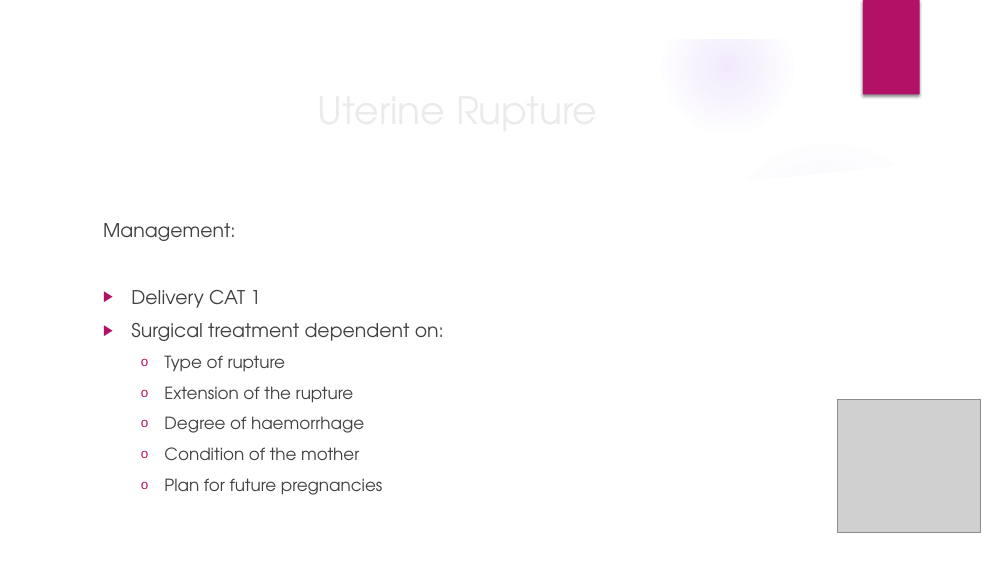
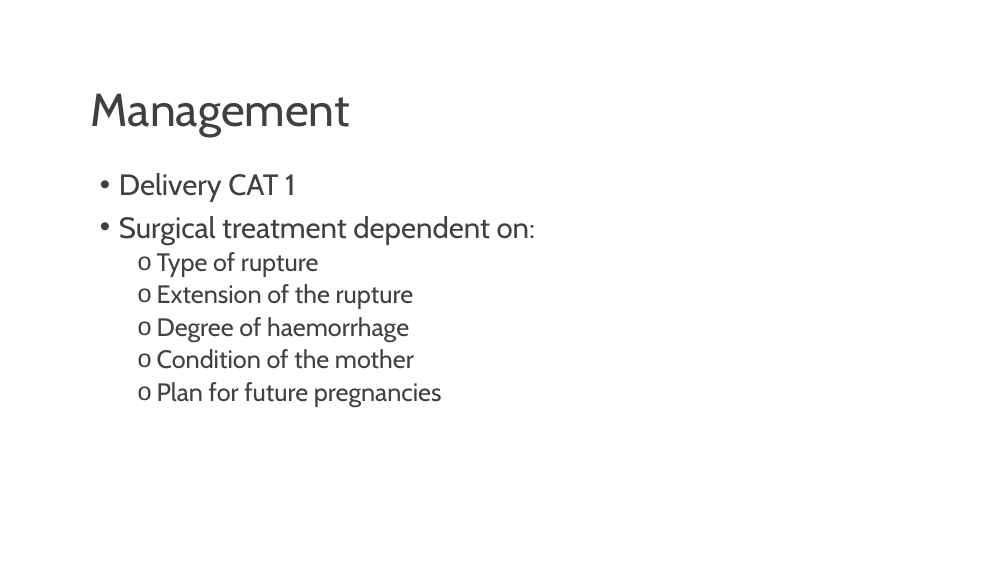
Before and after one commit to matt-thorpe87/mep, a slide deck: slide 11 of docs/assets/presentations/uterine-rupture.pptx. Drawn at 1008x567 pixels with LibreOffice and Linux fonts; fonts in the diff are those of the drawing; grey boxes stand for pictures; background and template pictures are left out. Boxes give left, top, right and bottom in pixels: in the first picture for what was removed or moved away, otherwise in the second. Text is boxed around its words. In the diff, an @@ line names an element or a change of style, - is before the commit and + after.

```diff
--- a/docs/assets/presentations/uterine-rupture.pptx
+++ b/docs/assets/presentations/uterine-rupture.pptx
@@ group removed at box(0, 0, 1008, 567): 3 ellipses, 2 freeform shapes @@
@@ rectangle removed at box(863, 0, 920, 95) @@
@@ title added at box(91, 93, 350, 137), 44 pt, text #404040 @@
+Management
@@ text "Delivery CAT 1": place and size @@
-text "Delivery CAT 1" at box(103, 223, 444, 495)
+text "Delivery CAT 1" at box(119, 173, 536, 407)
@@ text "Delivery CAT 1" at box(119, 173, 536, 407): size 18 to 28 pt in "Delivery CAT 1", "Surgical treatment dependent on:"; font TeX Gyre Adventor to Cabin; size 16 to 24 pt in "Type of rupture", "Extension of the rupture", "Degree of haemorrhage", "Condition of the mother" and 1 more places; bullet ▶ to •; line spacing 1 to 0.9; indent changed; less space between paragraphs @@
@@ text at box(103, 223, 236, 241): paragraph removed @@
-Management:
@@ title removed at box(228, 355, 286, 371) @@
-Uterine Rupture
@@ picture removed at box(838, 399, 982, 532) @@
```
Also in this commit, not shown: 13 other slides changed, 3 other files.
